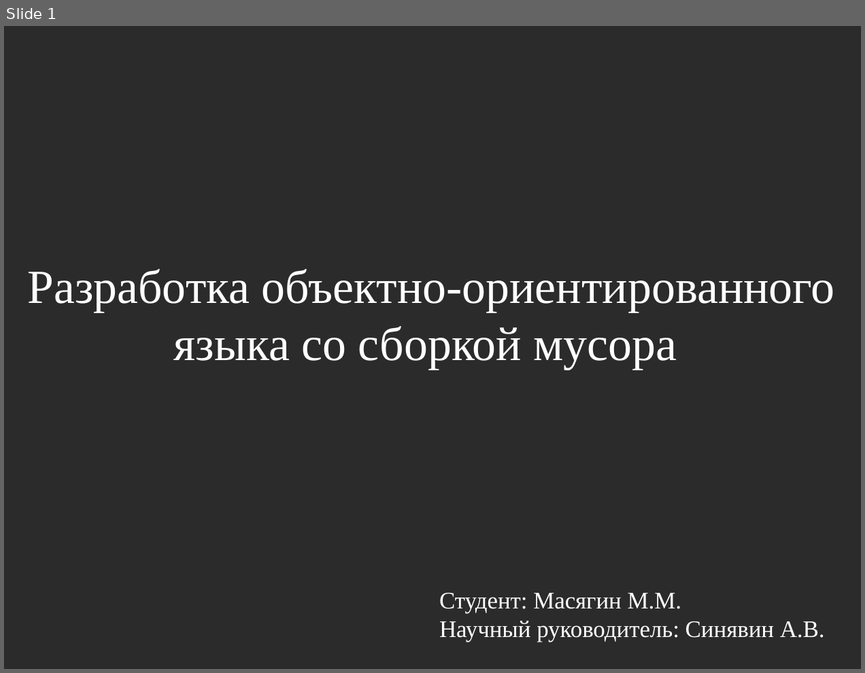
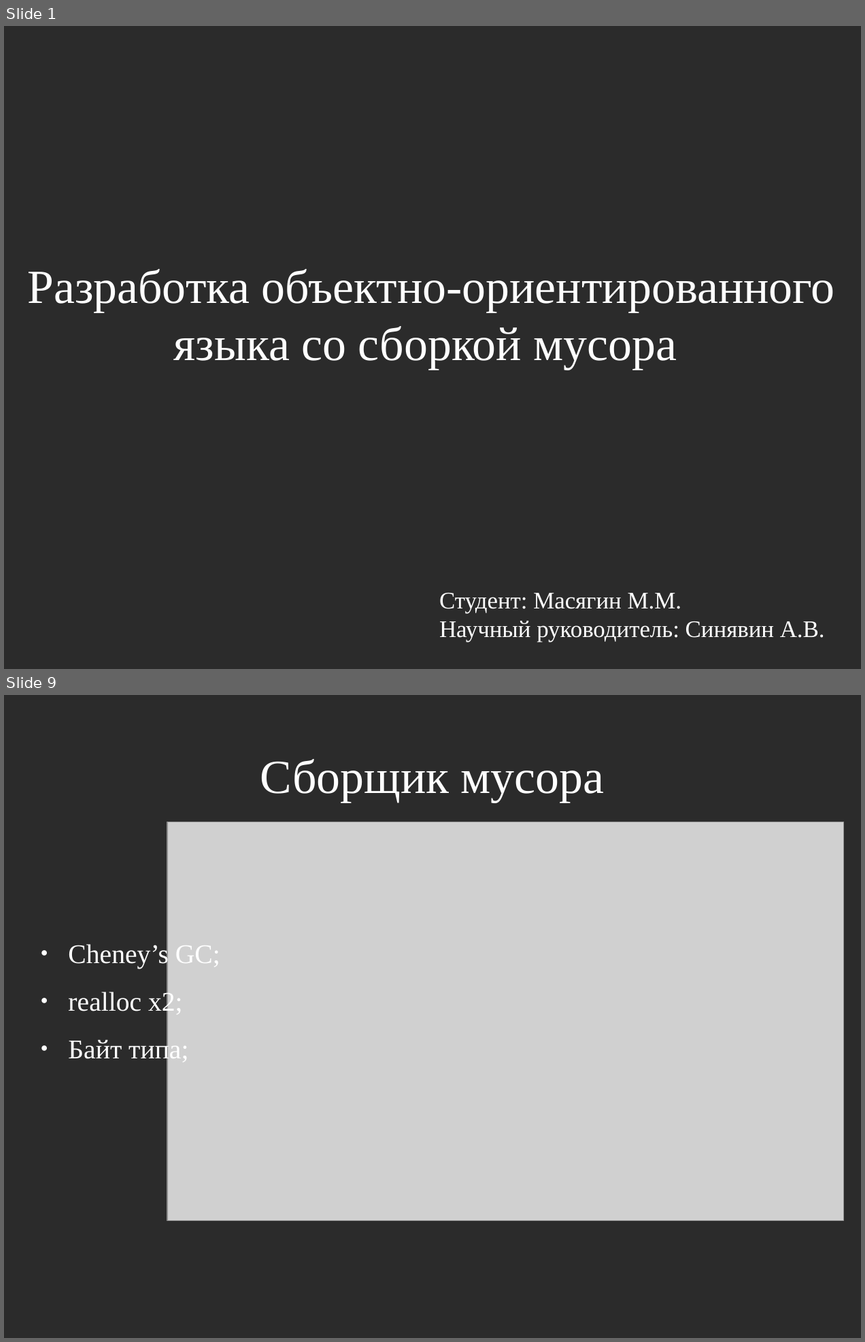
Before and after one commit to masyagin1998/GCI, a slide deck: docs/presentation.odp. Shown one above the other, each under a label of ours: slide 1 before the commit, slides 1 and 9 after it; the slides between them are not shown. The pictures are 865x673 and 865x1342 pixels, drawn with LibreOffice and Linux fonts; fonts in the diff are those of the drawing; grey boxes stand for pictures; background and template pictures are left out; a plain dark background stands for a picture behind light text. Boxes give left, top, right and bottom in pixels: in the first picture for what was removed or moved away, otherwise in the second. Text is boxed around its words. In the diff, an @@ line names an element or a change of style, - is before the commit and + after.

```diff
--- a/docs/presentation.odp
+++ b/docs/presentation.odp
@@ slide 9 added at bbox=[4, 695, 861, 1338], background picture (left out) @@
@@ title added at bbox=[260, 759, 604, 802], 44 pt, text #FFFFFF @@
+Сборщик мусора
@@ picture added at bbox=[167, 821, 844, 1221] @@
@@ text added at bbox=[68, 942, 220, 1064], 25 pt, text #FFFFFF @@
+● Cheney’s GC;
+● realloc x2;
+● Байт типа;
```
Also in this commit, not shown: 8 slides changed, 1 other slide added, 2 slides removed, 1 other file.
